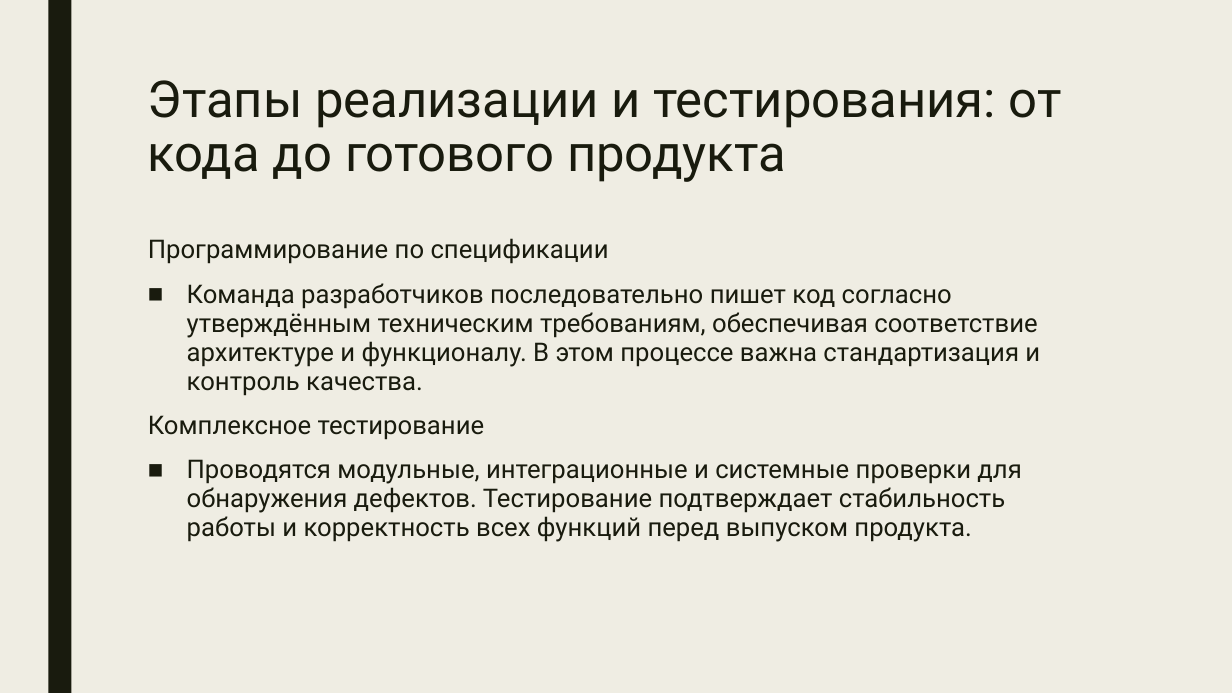
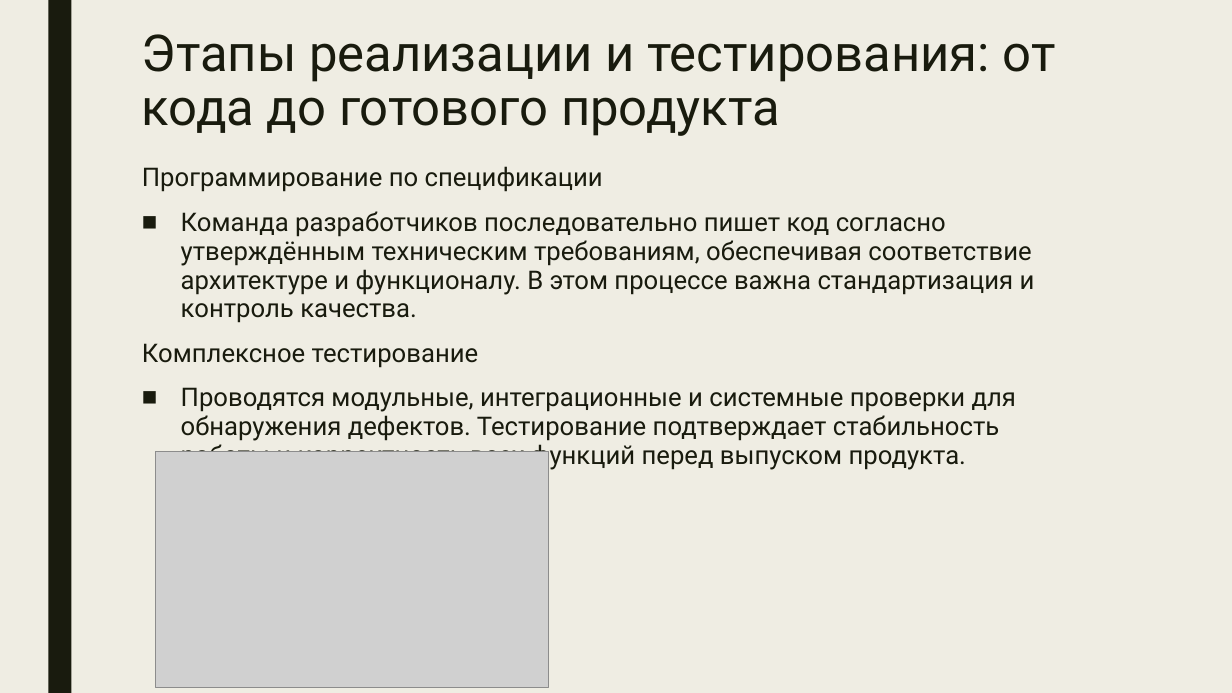
Before and after one commit to viki38/-, a slide deck: slide 6 of Жизненный цикл разработки ПО.pptx. Drawn at 1232x693 pixels with LibreOffice and Linux fonts; fonts in the diff are those of the drawing; grey boxes stand for pictures. Boxes give left, top, right and bottom in pixels: in the first picture for what was removed or moved away, otherwise in the second. Text is boxed around its words. In the diff, an @@ line names an element or a change of style, - is before the commit and + after.

```diff
--- a/Жизненный цикл разработки ПО.pptx
+++ b/Жизненный цикл разработки ПО.pptx
@@ title "Этапы реализации и тестирования: от ...": place and size @@
-title "Этапы реализации и тестирования: от ..." at [148,80,1062,182]
+title "Этапы реализации и тестирования: от ..." at [142,34,1056,136]
@@ text "Программирование по спецификации": place and size @@
-text "Программирование по спецификации" at [148,238,1040,542]
+text "Программирование по спецификации" at [142,166,1035,471]
@@ picture added at [155,451,549,688] @@
```
Also in this commit, not shown: 3 other slides changed.
